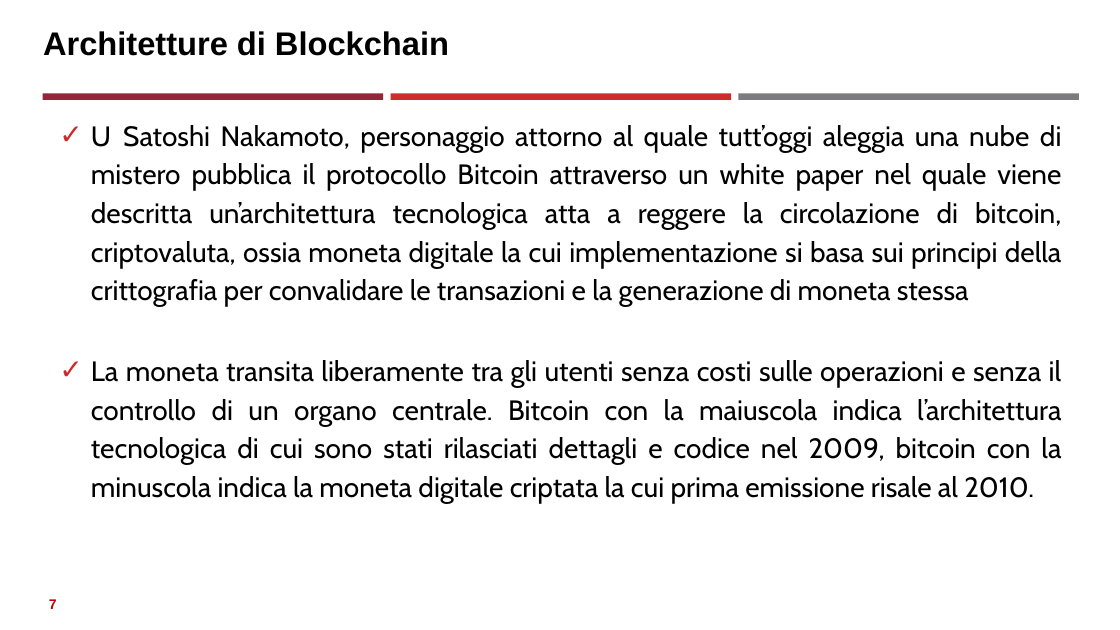
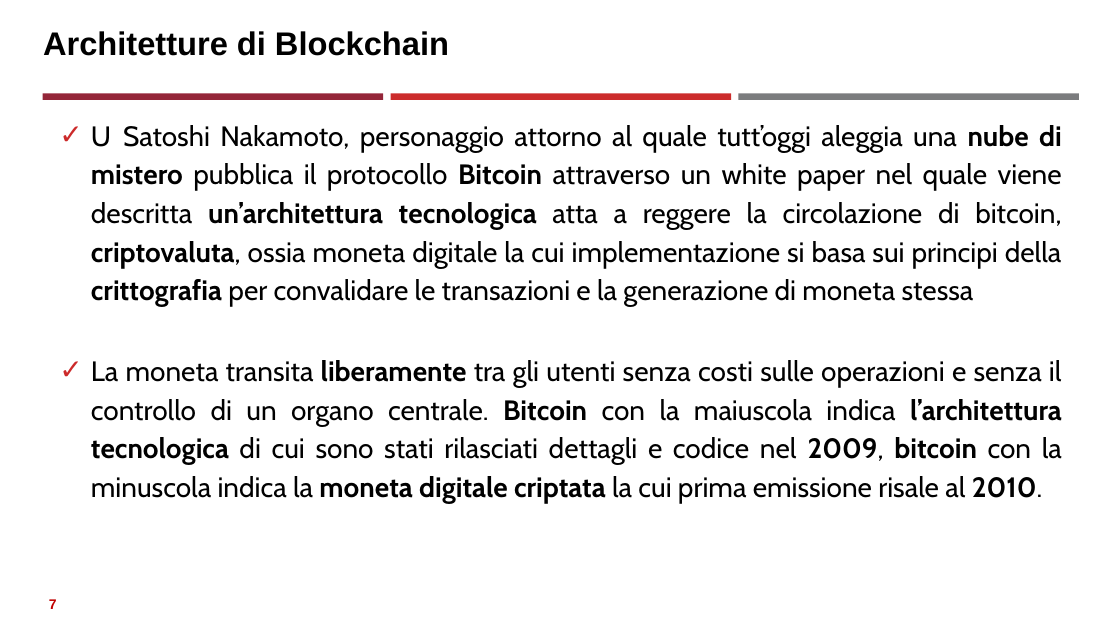
Before and after one commit to neural1977/data_science_interview_material, a slide deck: slide 7 of Assicurazioni/Distributed Ledger Technology_ita.pptx. Drawn at 1120x630 pixels with LibreOffice and Linux fonts; fonts in the diff are those of the drawing. Boxes give left, top, right and bottom in pixels: in the first picture for what was removed or moved away, otherwise in the second. Text is boxed around its words. In the diff, an @@ line names an element or a change of style, - is before the commit and + after.

```diff
--- a/Assicurazioni/Distributed Ledger Technology_ita.pptx
+++ b/Assicurazioni/Distributed Ledger Technology_ita.pptx
@@ text "U Satoshi Nakamoto, personaggio attorno ..." at <box>91,125,1062,503</box>: bold on in "nube di mistero Bitcoin un’architettura tecnologica criptova ...", "liberamente Bitcoin l’architettura tecnologica 2009, bitcoin ..." @@
```
Also in this commit, not shown: 5 other slides changed, 2 slides added.
